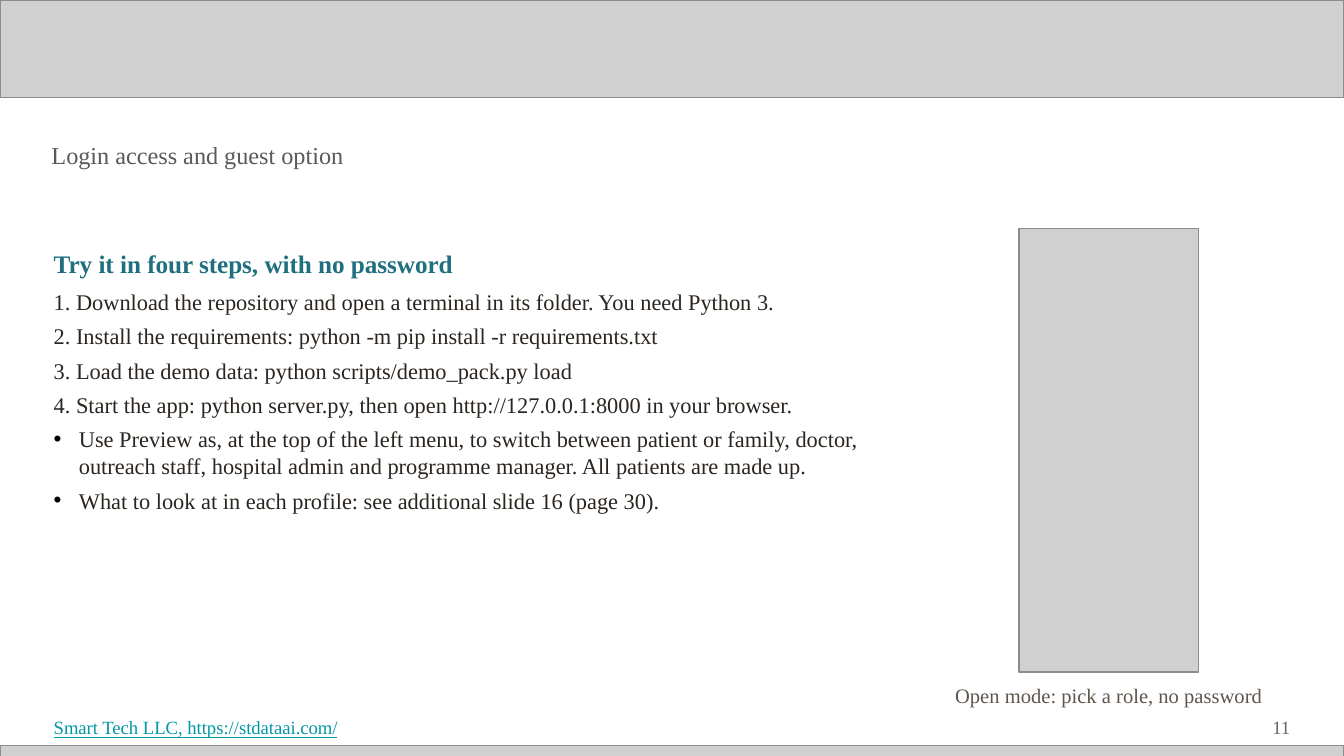
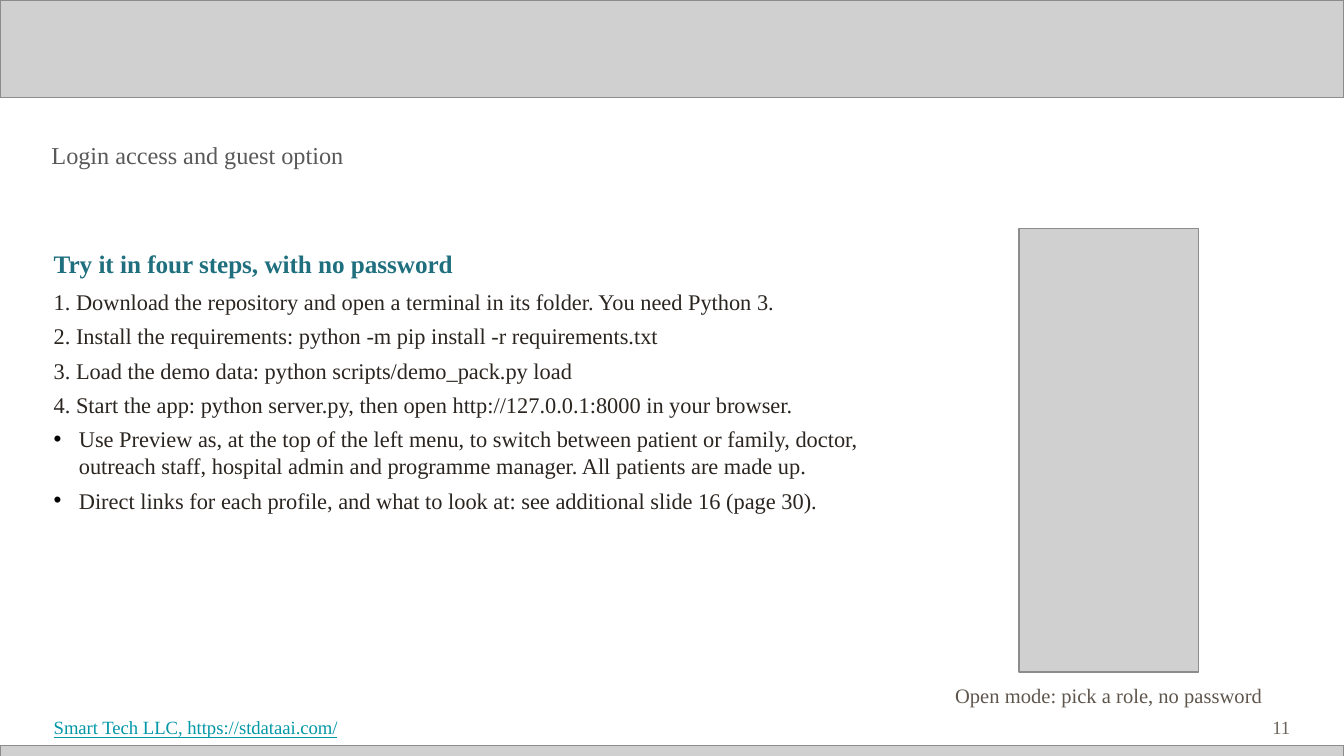
Before and after one commit to Smarttechk/Hack2Skill_Precision-Prevention, a slide deck: slide 11 of docs/Submission_Deck.pptx. Drawn at 1344x756 pixels with LibreOffice and Linux fonts; fonts in the diff are those of the drawing; grey boxes stand for pictures. Boxes give left, top, right and bottom in pixels: in the first picture for what was removed or moved away, otherwise in the second. Text is boxed around its words. In the diff, an @@ line names an element or a change of style, - is before the commit and + after.

```diff
--- a/docs/Submission_Deck.pptx
+++ b/docs/Submission_Deck.pptx
@@ text at (79, 493, 816, 514): text changed @@
-• What to look at in each profile: see additional slide 16 (page 30).
+• Direct links for each profile, and what to look at: see additional slide 16 (page 30).
```
Also in this commit, not shown: 1 other slide changed, 2 other files.
